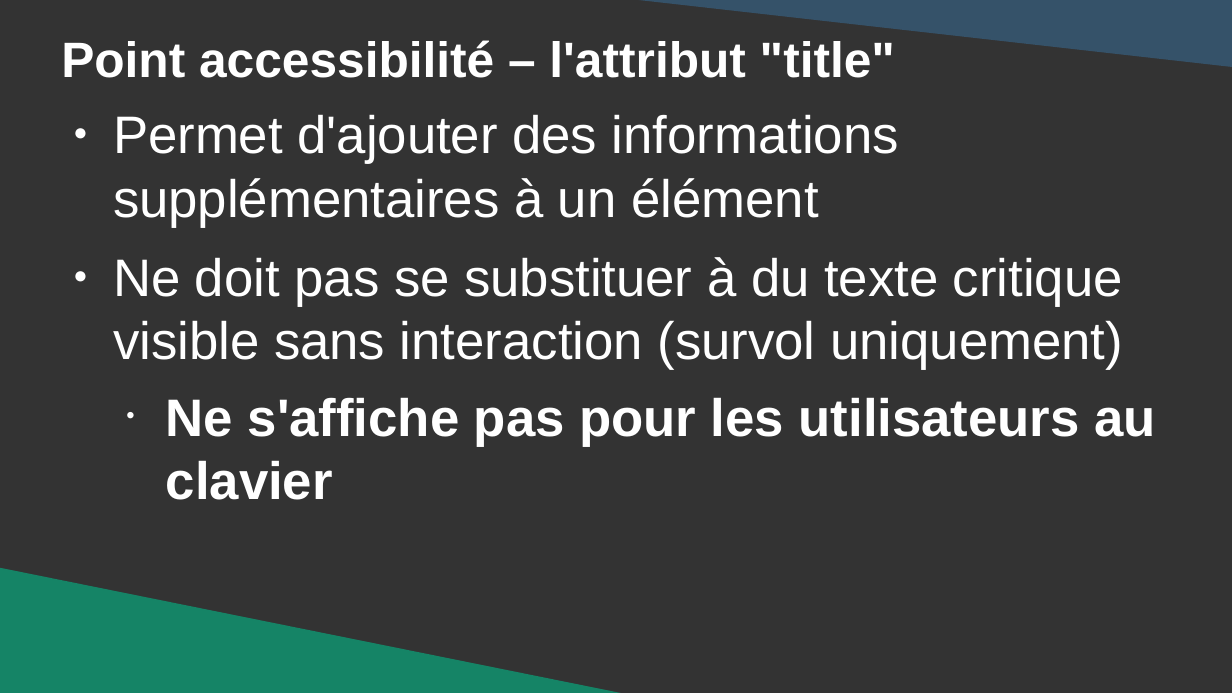
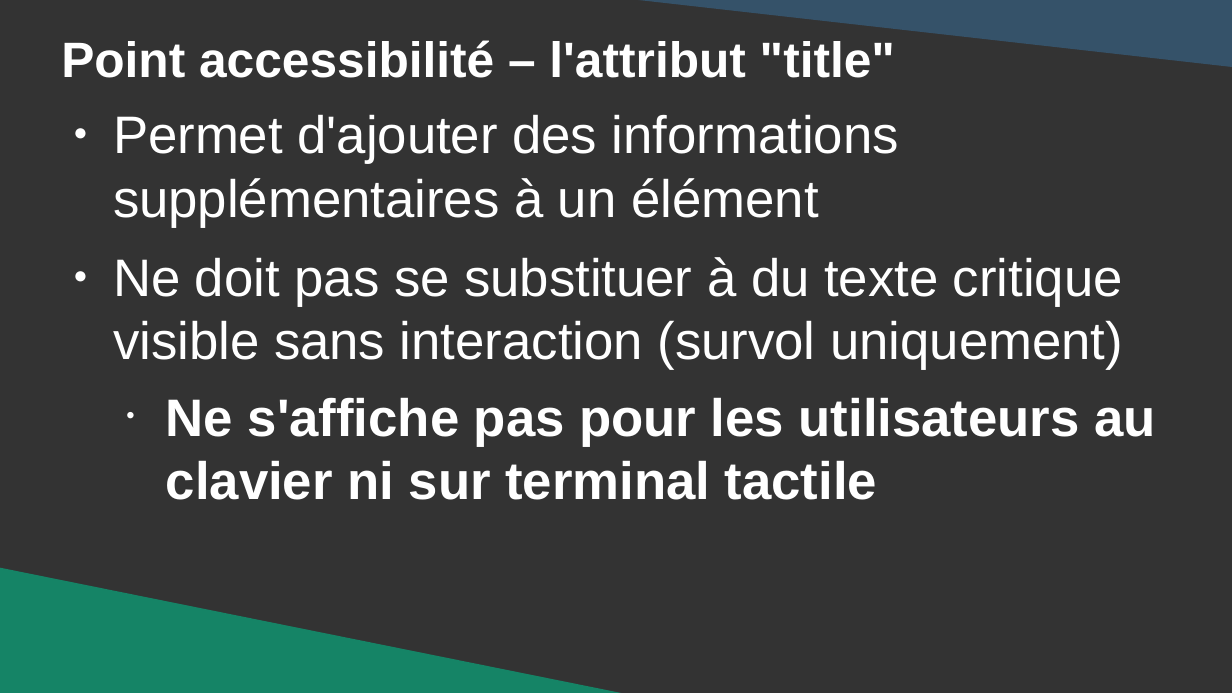
Before and after one commit to DanYellow/cours, a slide deck: slide 64 of integration-web-s1/travaux-pratiques/numero-1/presentation.odp (slide 63 before the commit). Drawn at 1232x693 pixels with LibreOffice and Linux fonts; fonts in the diff are those of the drawing. Boxes give left, top, right and bottom in pixels: in the first picture for what was removed or moved away, otherwise in the second. Text is boxed around its words. In the diff, an @@ line names an element or a change of style, - is before the commit and + after.

```diff
--- a/integration-web-s1/travaux-pratiques/numero-1/presentation.odp
+++ b/integration-web-s1/travaux-pratiques/numero-1/presentation.odp
@@ text at <box>166,397,1155,500</box>: text changed @@
-  • Ne s'affiche pas pour les utilisateurs au clavier
+  • Ne s'affiche pas pour les utilisateurs au clavier ni sur terminal tactile
```
Also in this commit, not shown: 19 other slides changed, 1 slide added, 6 other files.
